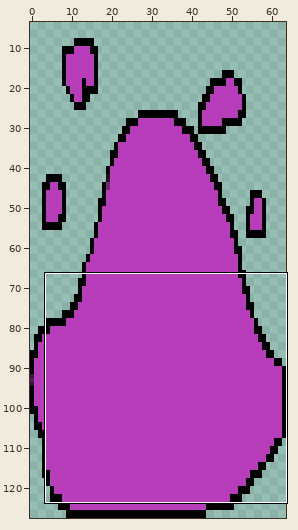
One commit to this sprite sheet: U-22/images/Cone3.png. The first picture is a wide view before the edit; the outline marks the close-up.
Close-up. Earlier state:
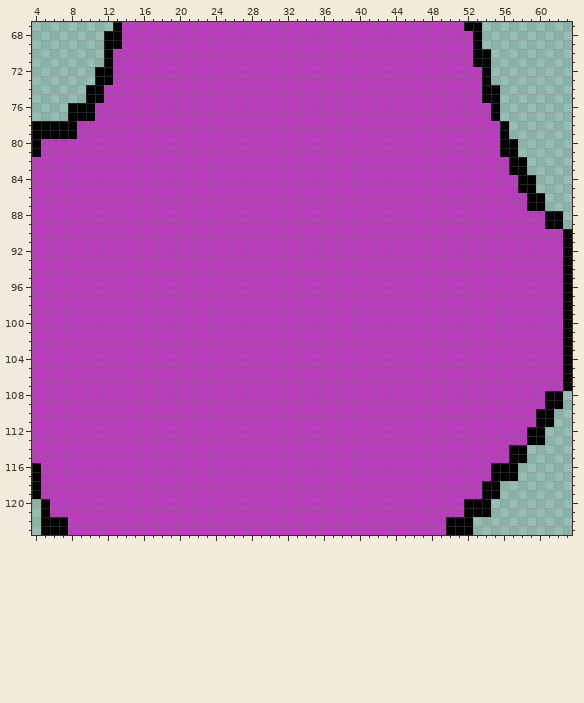
The file is 64x128 pixels. Colours within 5 levels of each other are drawn and written as one. Shown: x 4..63, y 67..123. The wide view leaves out empty margins.
Once edited:
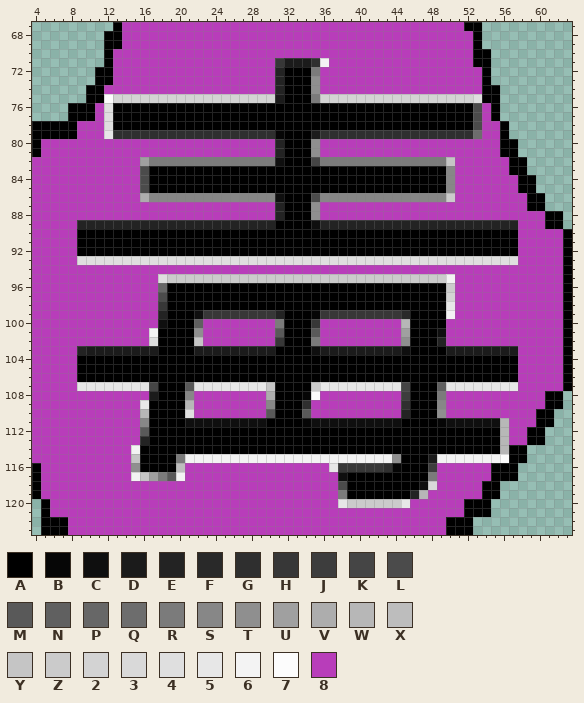
Palette (. is transparent): A #000000  B #060606  C #0f0f0f  D #1b1b1b  E #232323  F #292929  G #2f2f2f  H #373737  J #3d3d3d  K #454545  L #4b4b4b  M #595959  N #606060  P #676767  Q #6d6d6d  R #7b7b7b  S #878787  T #8f8f8f  U #a0a0a0  V #adadad  W #b7b7b7  X #bdbdbd  Y #c5c5c5  Z #cbcbcb  2 #d3d3d3  3 #d9d9d9  4 #dfdfdf  5 #e7e7e7  6 #f3f3f3  7 #fcfcfc  8 #b83dba
From old to new:
Changed rows in their new state; - is an unchanged pixel.
first column x 9:
 71 ----------------------HDDDG6---------------------
 72 ----------------------EAAAR----------------------
 73 ----------------------EAAAT----------------------
 74 ----------------------EAAAT----------------------
 75 ---7222222222222222222DAAAR222222222222222224----
 76 ---4AAAAAAAAAAAAAAAAAAAAAAAAAAAAAAAAAAAAAAAAL----
 77 ---4AAAAAAAAAAAAAAAAAAAAAAAAAAAAAAAAAAAAAAAAL----
 78 ---4AAAAAAAAAAAAAAAAAAAAAAAAAAAAAAAAAAAAAAAAL----
 79 ---5GGGGGGGGGGGGGGGGGGBAAADGGGGGGGGGGGGGGGGGQ----
 80 ----------------------EAAAT----------------------
 81 ----------------------EAAAT----------------------
 82 -------URRRRRRRRRRRRRRCAAAKRRRRRRRRRRRRRRY-------
 83 -------LAAAAAAAAAAAAAAAAAAAAAAAAAAAAAAAAAS-------
 84 -------LAAAAAAAAAAAAAAAAAAAAAAAAAAAAAAAAAS-------
 85 -------LAAAAAAAAAAAAAAAAAAAAAAAAAAAAAAAAAS-------
 86 -------VSSSSSSSSSSSSSSCAAALSSSSSSSSSSSSSSZ-------
 87 ----------------------EAAAT----------------------
 88 ----------------------EAAAT----------------------
 89 EEEEEEEEEEEEEEEEEEEEEEAAAACEEEEEEEEEEEEEEEEEEEEEE
 90 AAAAAAAAAAAAAAAAAAAAAAAAAAAAAAAAAAAAAAAAAAAAAAAAA
 91 AAAAAAAAAAAAAAAAAAAAAAAAAAAAAAAAAAAAAAAAAAAAAAAAA
 92 AAAAAAAAAAAAAAAAAAAAAAAAAAAAAAAAAAAAAAAAAAAAAAAAA
 93 4444444444444444444444444444444444444444444444444
 95 ---------4ZZZZZZZZZZZZZZZZZZZZZZZZZZZZZZZ6-------
 96 ---------PAAAAAAAAAAAAAAAAAAAAAAAAAAAAAAAZ-------
 97 ---------LAAAAAAAAAAAAAAAAAAAAAAAAAAAAAAA2-------
 98 ---------HAAAAAAAAAAAAAAAAAAAAAAAAAAAAAAA5-------
 99 ---------EAAACHHHHHHHHEAAABHHHHHHHHHFAAAA6-------
100 ---------CAAAN--------RAAAH---------WAAAA--------
101 --------6AAAAT--------MAAAM---------UAAAC--------
102 --------4AAAAY--------HAAAR---------TAAAE--------
103 EDDDDDDDDAAAADDDDDDDDDAAAACDDDDDDDDDCAAAADDDDDDDD
104 AAAAAAAAAAAAAAAAAAAAAAAAAAAAAAAAAAAAAAAAAAAAAAAAA
105 AAAAAAAAAAAAAAAAAAAAAAAAAAAAAAAAAAAAAAAAAAAAAAAAA
106 AAAAAAAAAAAAAAAAAAAAAAAAAAAAAAAAAAAAAAAAAAAAAAAAA
107 55555555KAAAM55555555YAAAAZ555555555KAAAN55555555
108 --------DAAAS--------VAAAB7---------JAAAR--------
109 -------5AAAAW--------SAAAG----------GAAAS--------
110 -------WAAAA4--------MAAAM----------EAAAT--------
111 -------SAAAACCCCCCCCCAAAABCCCCCCCCCCAAAABCCCCCCW-
112 -------MAAAAAAAAAAAAAAAAAAAAAAAAAAAAAAAAAAAAAAAW-
113 -------EAAAAAAAAAAAAAAAAAAAAAAAAAAAAAAAAAAAAAAAW-
114 ------6AAAAAAAAAAAAAAAAAAAAAAAAAAAAAAAAAAAAAAAAW-
115 ------YAAAAR66666666666666666666666TAAAD66666667-
116 ------TAAAAX----------------5HHHHHGBAAAJ---------
117 ------6YURM6-----------------CAAAAAAAAAR---------
118 -----------------------------LAAAAAAAAC3---------
119 -----------------------------RAAAAAAAEW----------
120 -----------------------------5ZZZZZZ5------------
